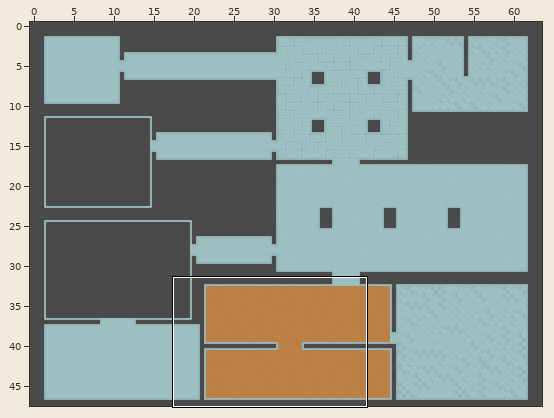
Tiled map (JSON): public/assets/maps/lab.tmj. The picture above shows the old version from afar; the outline marks the close-up.
Close-up. As it was:
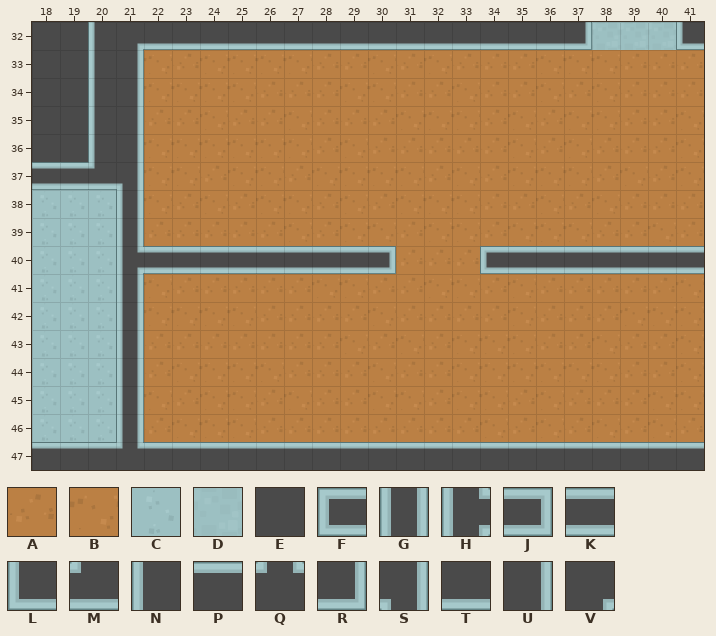
Cells are 64x64 px. Shown: x 18..41, y 32..47. The commit also changed other parts of the map, which this record leaves out.
Key: from "kenney": A 4, B 5, C 6, D 9, E 85; from "walls": F 50, G 53, H 55, J 56, K 58, L 64, M 66, N 72, P 79, Q 80, R 82, S 84, T 86, U 90, V 92.
_ is an empty cell.
Layers that did not change in this view are not listed.
Layer "floor" before, first column x 18:
32 EE__________________DDD_
33 EE__BABBBBAABABAAABBBAAA
34 EE__BBBBAAABBAABAABABAAA
35 EE__AABAABAAABBBABABBAAB
36 EE__BBBBBBABAAAAABABAAAB
37 ____BBABBABBBBABABBBABAB
38 CCC_BABABBABABBBAABABAAA
39 CCC_AAAAABABBABBABBBAABA
40 CCC__________AAA________
41 CCC_BAAAAABBAABBABAAAAAB
42 CCC_BBBBAAAABAAAABAAABBB
43 CCC_AAAAAAABABABBBAABAAB
44 CCC_ABBBBAAABAABBBBBBAAB
45 CCC_BABBABAABBABBABAAABB
46 CCC_ABBBAAAAAAAABABABABA
47 ________________________
Layer "walls" before, first column x 18:
32 __NVTTTTTTTTTTTTTTTR___L
33 __NU____________________
34 __NU____________________
35 __NU____________________
36 __NU____________________
37 KKMS____________________
38 ___G____________________
39 ___G____________________
40 ___HKKKKKKKKJ___FKKKKKKK
41 ___G____________________
42 ___G____________________
43 ___G____________________
44 ___G____________________
45 ___G____________________
46 ___G____________________
47 PPPQPPPPPPPPPPPPPPPPPPPP
After the commit:
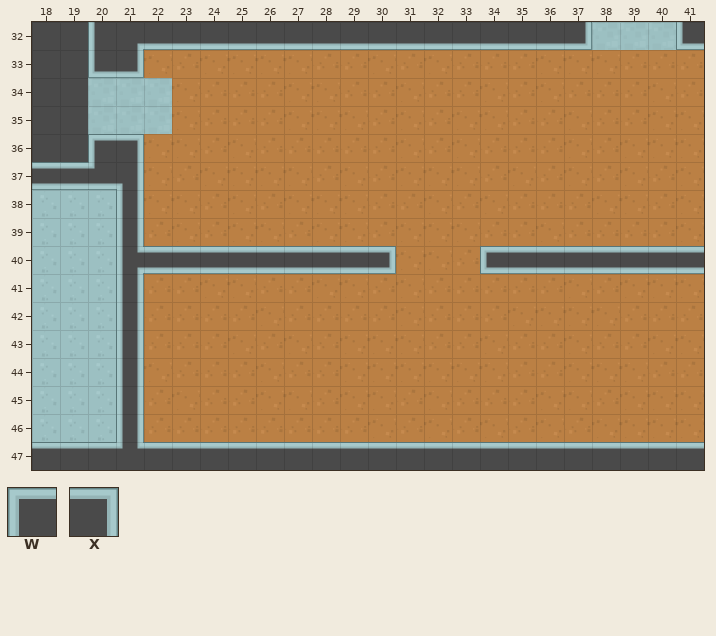
Further tiles: from "walls": W 68, X 74.
Difference:
{"where": "layer \"floor\""}
{"y":34,"x":20,"old":"__B","new":"DDD"}
{"y":35,"x":20,"old":"__A","new":"DDD"}
{"where": "layer \"walls\""}
{"y":33,"x":20,"old":"NU","new":"LR"}
{"y":34,"x":20,"old":"NU","new":"__"}
{"y":35,"x":20,"old":"NU","new":"__"}
{"y":36,"x":20,"old":"NU","new":"WX"}
{"label":"changed","picture_box":[88,71,172,141]}
